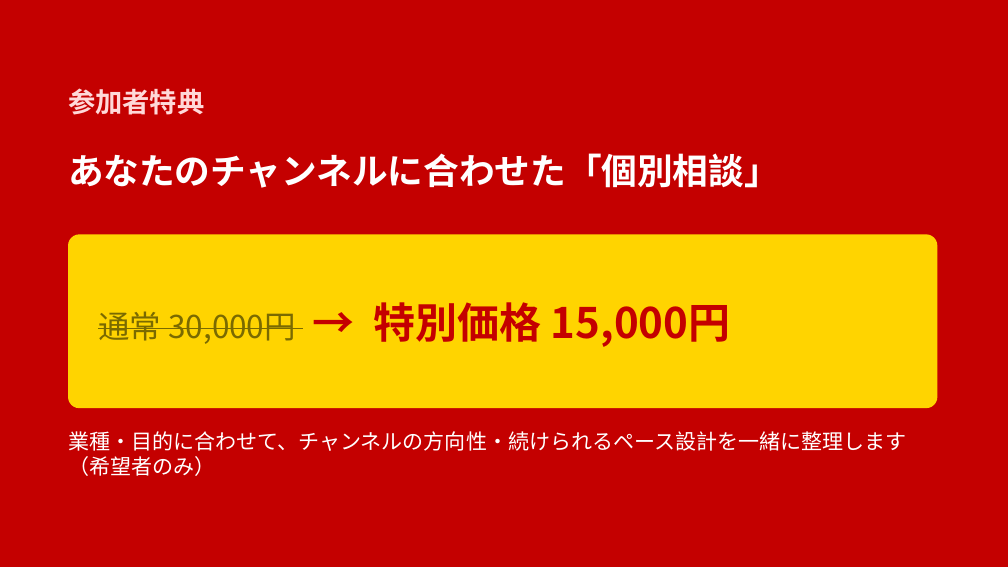
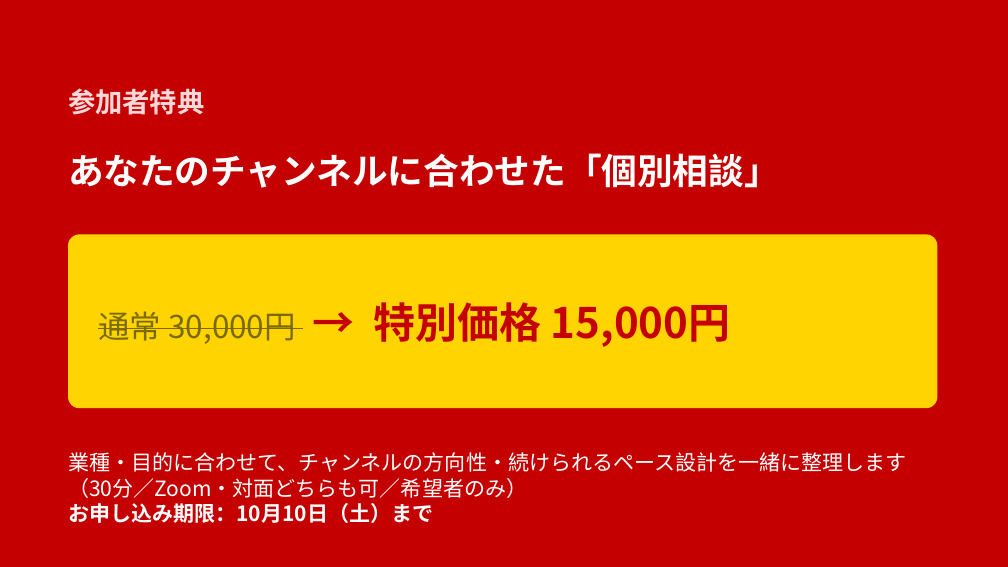
Before and after one commit to kentayamauti/Youtube-daihon, a slide deck: slide 37 of seminar-20261005/slides/YouTubeセミナー_v7.pptx. Drawn at 1008x567 pixels with LibreOffice and Linux fonts; fonts in the diff are those of the drawing. Boxes give left, top, right and bottom in pixels: in the first picture for what was removed or moved away, otherwise in the second. Text is boxed around its words. In the diff, an @@ line names an element or a change of style, - is before the commit and + after.

```diff
--- a/seminar-20261005/slides/YouTubeセミナー_v7.pptx
+++ b/seminar-20261005/slides/YouTubeセミナー_v7.pptx
@@ text at (x1=68, y1=452, x2=907, y2=523): text changed @@
-業種・目的に合わせて、チャンネルの方向性・続けられるペース設計を一緒に整理します（希望者のみ）
+業種・目的に合わせて、チャンネルの方向性・続けられるペース設計を一緒に整理します（30分／Zoom・対面どちらも可／希望者のみ）
+お申し込み期限：10月10日（土）まで
```
Also in this commit, not shown: 6 other files.
